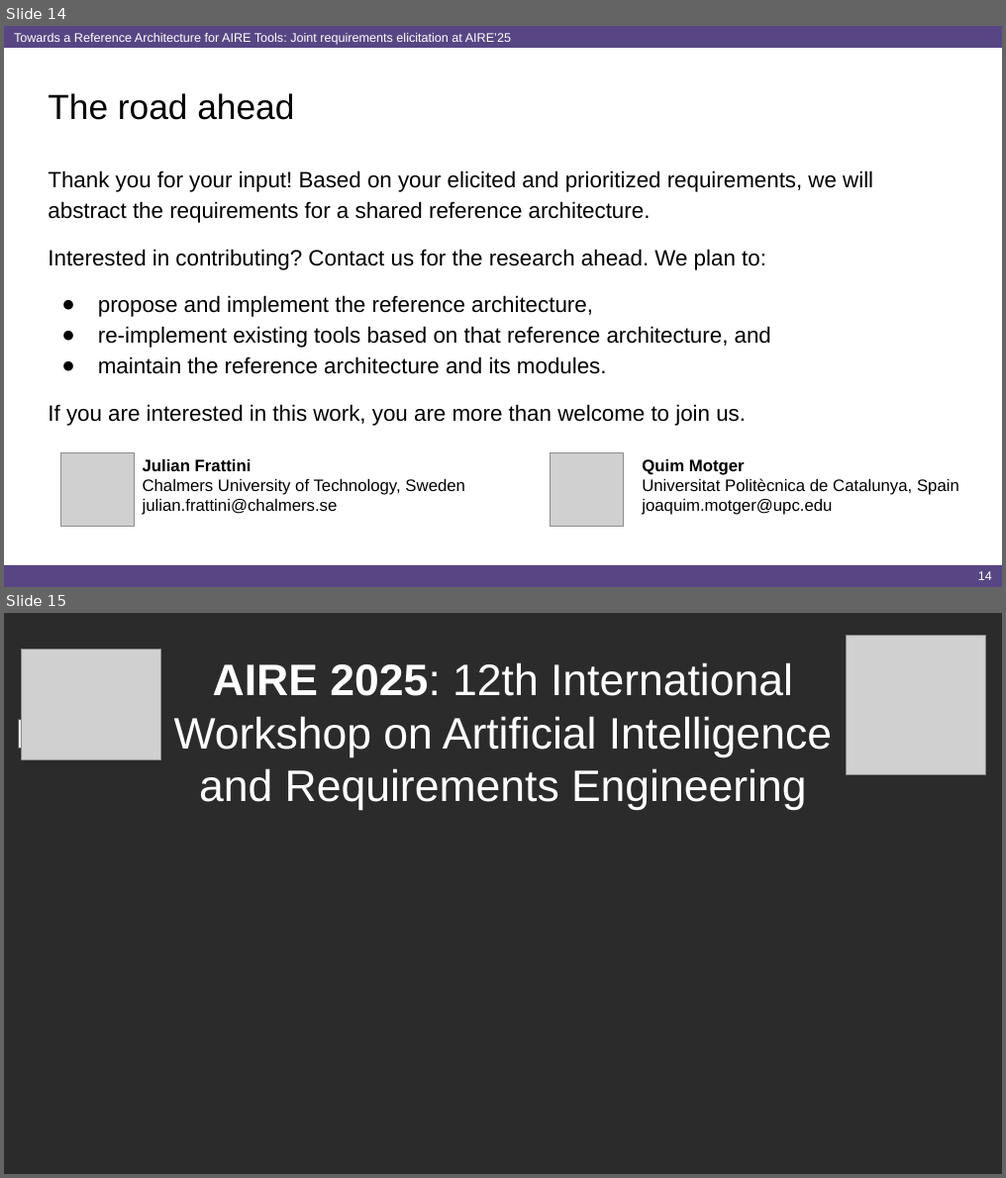
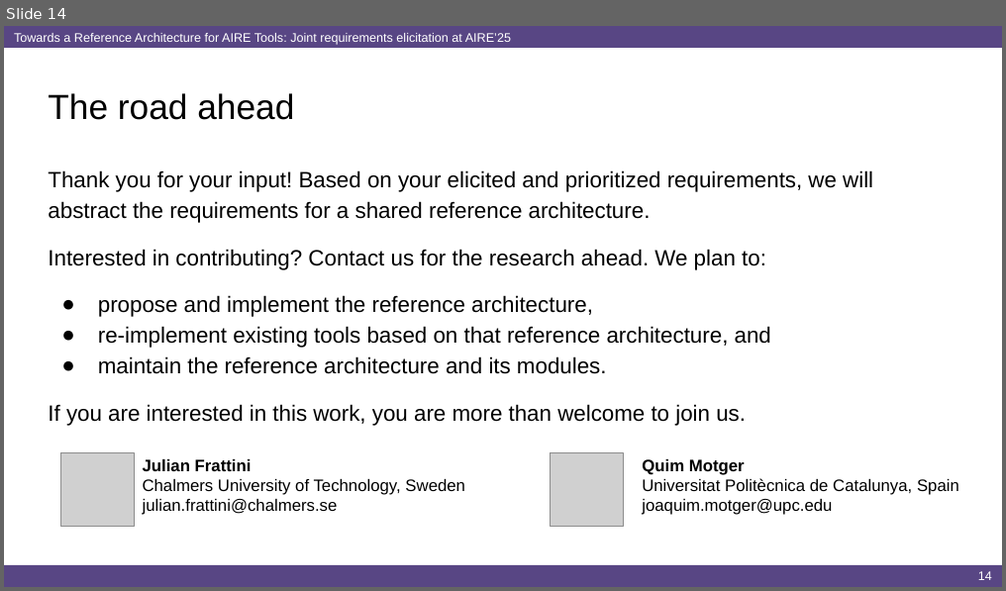
Before and after one commit to airera/study-sra, a slide deck: process/1 - information source identification/stakeholders/AIRE'25 Interactive Session Instructions.pptx. Shown one above the other, each under a label of ours: slides 14 and 15 before the commit, slide 14 after it. The pictures are 1006x1178 and 1006x591 pixels, drawn with LibreOffice and Linux fonts; fonts in the diff are those of the drawing; grey boxes stand for pictures; background and template pictures are left out; a plain dark background stands for a picture behind light text. Boxes give left, top, right and bottom in pixels: in the first picture for what was removed or moved away, otherwise in the second. Text is boxed around its words. In the diff, an @@ line names an element or a change of style, - is before the commit and + after.

Commit message:
Removed AIRE'25 closing slides

```diff
--- a/process/1 - information source identification/stakeholders/AIRE'25 Interactive Session Instructions.pptx
+++ b/process/1 - information source identification/stakeholders/AIRE'25 Interactive Session Instructions.pptx
@@ slide 15 removed at [4,613,1002,1174], background picture (left out) @@
@@ picture removed at [846,635,986,774] @@
@@ picture removed at [22,649,161,760] @@
@@ title removed at [174,663,832,810] @@
-AIRE 2025: 12th International Workshop on Artificial Intelligence and Requirements Engineering
@@ rectangle removed at [18,720,88,749] @@
```
Also in this commit, not shown: 3 other slides removed.
